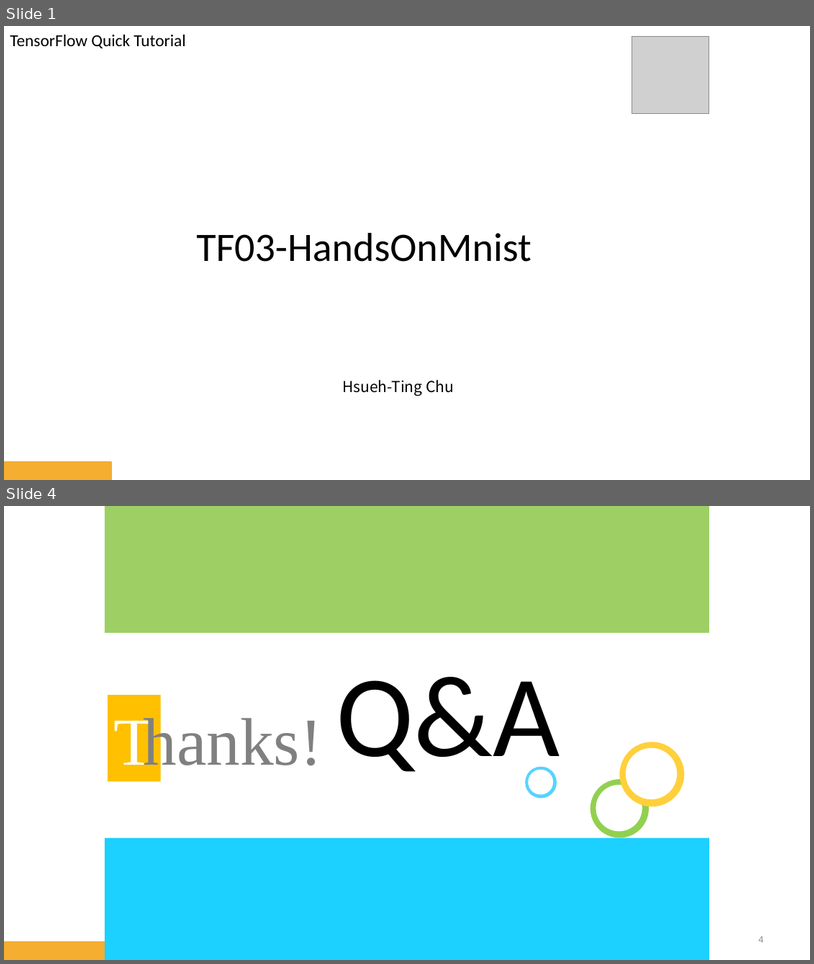
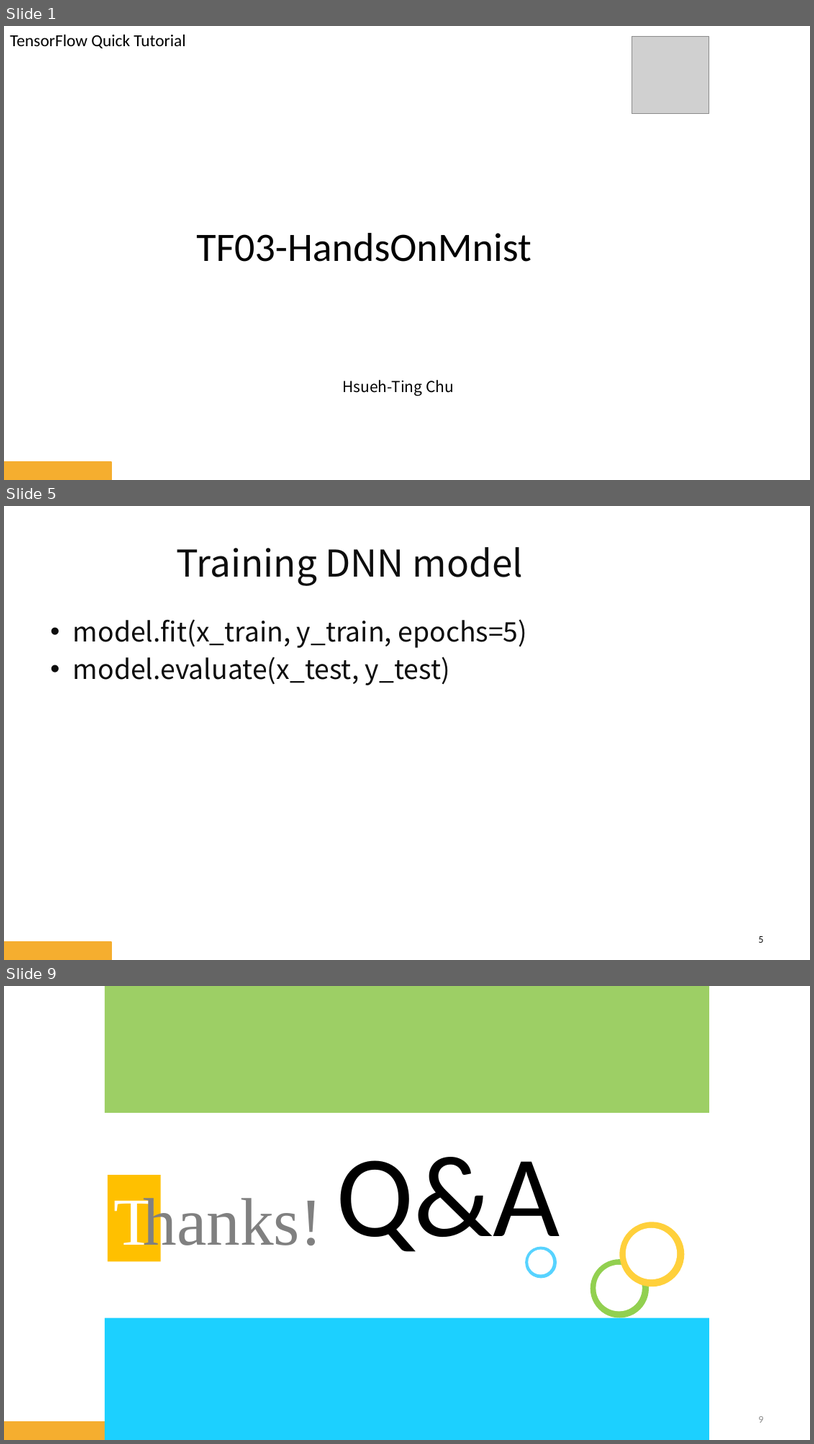
Before and after one commit to htchu/TensorFlowQuickTutorial, a slide deck: Slides/TF03-HandsOnMnist.pptx. Shown one above the other, each under a label of ours: slides 1 and 4 before the commit, slides 1, 5 and 9 after it; the slides between them are not shown. The pictures are 814x964 and 814x1444 pixels, drawn with LibreOffice and Linux fonts; fonts in the diff are those of the drawing; grey boxes stand for pictures; background and template pictures are left out. Boxes give left, top, right and bottom in pixels: in the first picture for what was removed or moved away, otherwise in the second. Text is boxed around its words. In the diff, an @@ line names an element or a change of style, - is before the commit and + after.

```diff
--- a/Slides/TF03-HandsOnMnist.pptx
+++ b/Slides/TF03-HandsOnMnist.pptx
@@ slide 5 added at (4, 506, 810, 960), background picture (left out); not listed: 1 template element that a slide beside it also shows @@
@@ title added at (177, 547, 523, 586), 44 pt, text #0D0D0D @@
+Training DNN model
@@ text added at (73, 619, 528, 685), 32 pt, text #0D0D0D @@
+• model.fit(x_train, y_train, epochs=5)
+• model.evaluate(x_test, y_test)
@@ page number added at (759, 936, 764, 942), 12 pt, text #0D0D0D @@
+5
@@ what was slide 4 is now slide 9 @@
@@ page number at (759, 1416, 764, 1422): text changed @@
-4
+9
```
Also in this commit, not shown: 1 slide changed, 4 other slides added.
